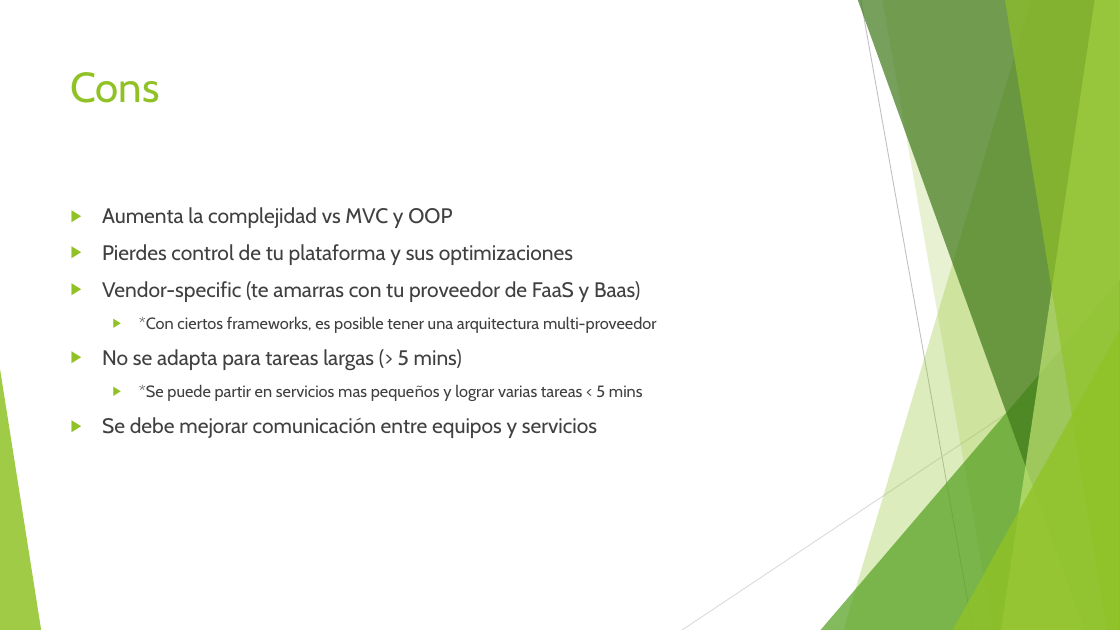
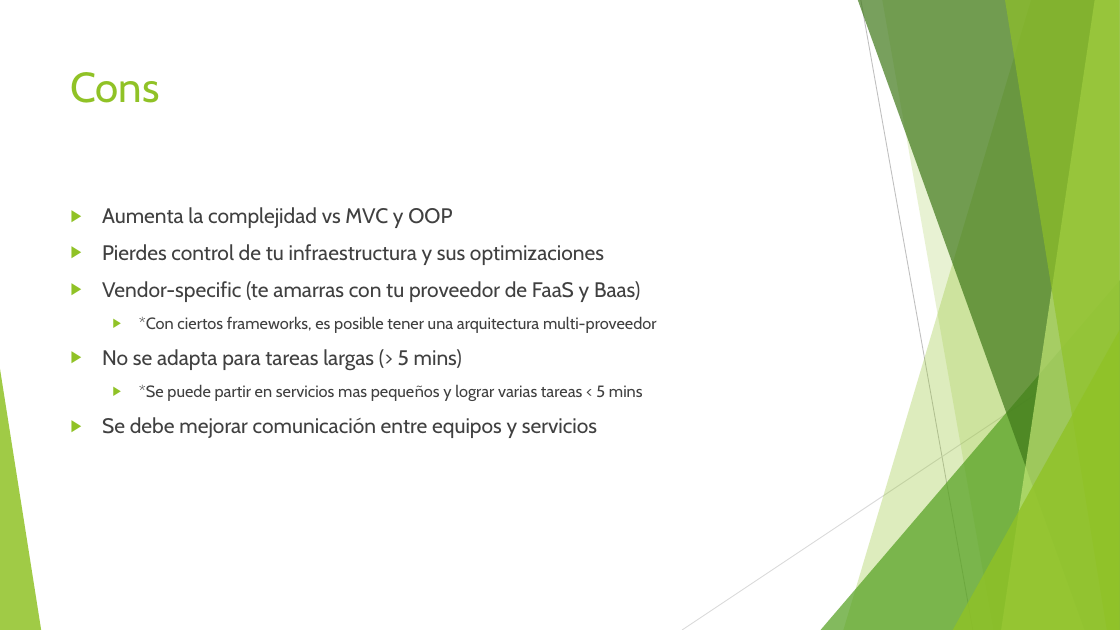
Before and after one commit to alanzam/AWS-Serverless, a slide deck: slide 15 of serverless.pptx. Drawn at 1120x630 pixels with LibreOffice and Linux fonts; fonts in the diff are those of the drawing. Boxes give left, top, right and bottom in pixels: in the first picture for what was removed or moved away, otherwise in the second. Text is boxed around its words. In the diff, an @@ line names an element or a change of style, - is before the commit and + after.

Commit message:
Update on ppt

```diff
--- a/serverless.pptx
+++ b/serverless.pptx
@@ text at [102,244,604,265]: text changed @@
-▶ Pierdes control de tu plataforma y sus optimizaciones
+▶ Pierdes control de tu infraestructura y sus optimizaciones
```
Also in this commit, not shown: 2 other slides changed.
